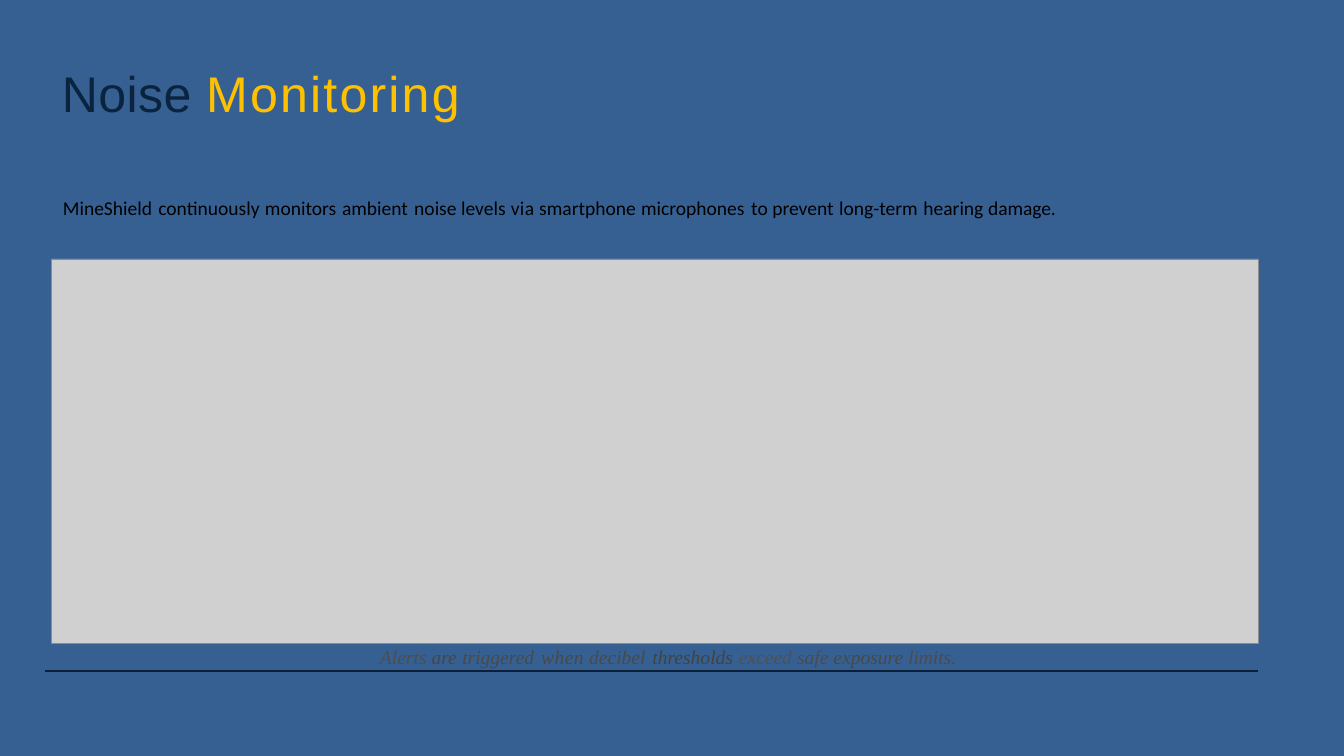
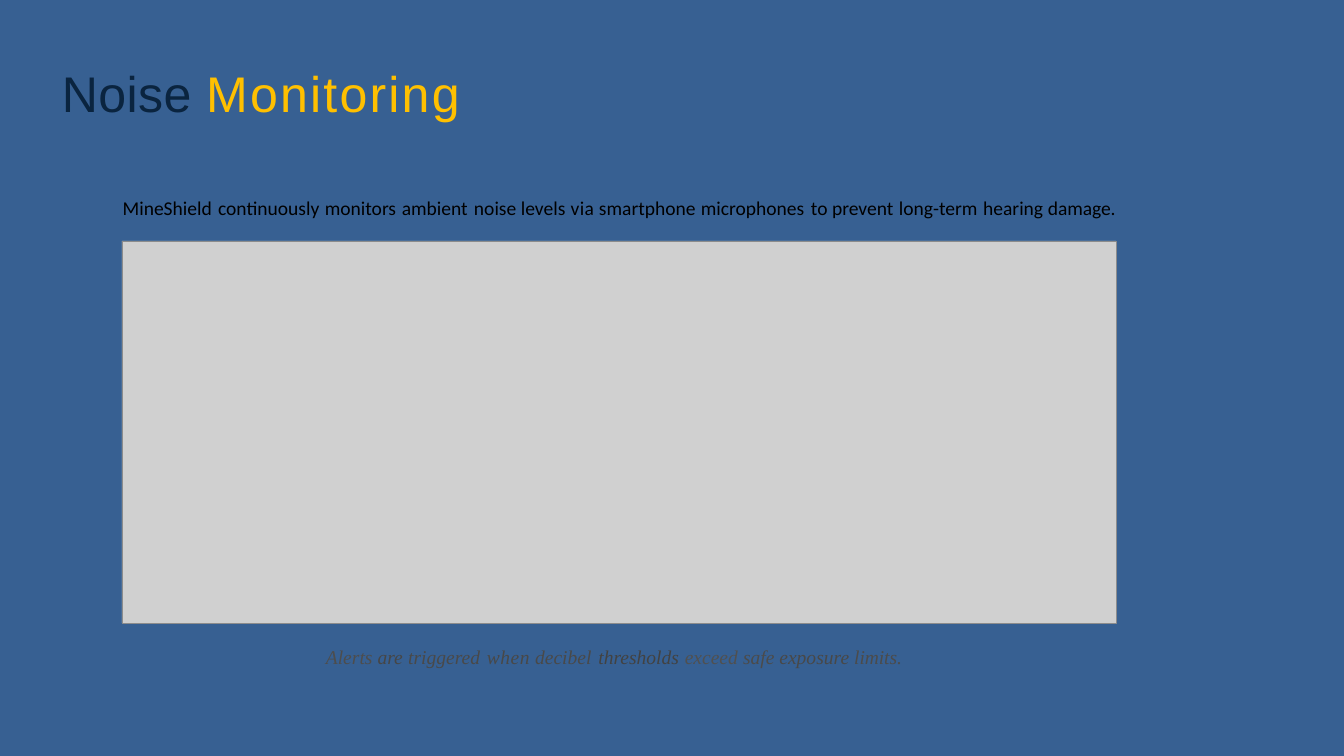
Before and after one commit to raunanehale06-png/UNAM-I3691CP-Group-16-Mineshield, a slide deck: slide 8 of MineShield - Smart Mine Safety.pptx. Drawn at 1344x756 pixels with LibreOffice and Linux fonts; fonts in the diff are those of the drawing; grey boxes stand for pictures. Boxes give left, top, right and bottom in pixels: in the first picture for what was removed or moved away, otherwise in the second. Text is boxed around its words. In the diff, an @@ line names an element or a change of style, - is before the commit and + after.

```diff
--- a/MineShield - Smart Mine Safety.pptx
+++ b/MineShield - Smart Mine Safety.pptx
@@ text "MineShield continuously monitors ambient noise ..." moved from (x1=63, y1=201, x2=1056, y2=219) to (x1=123, y1=201, x2=1116, y2=219) @@
@@ picture resized from (x1=52, y1=259, x2=1258, y2=642) to (x1=122, y1=241, x2=1115, y2=623) @@
@@ freeform shape removed at (x1=45, y1=671, x2=1258, y2=671) @@
```
Also in this commit, not shown: 3 other slides changed.
